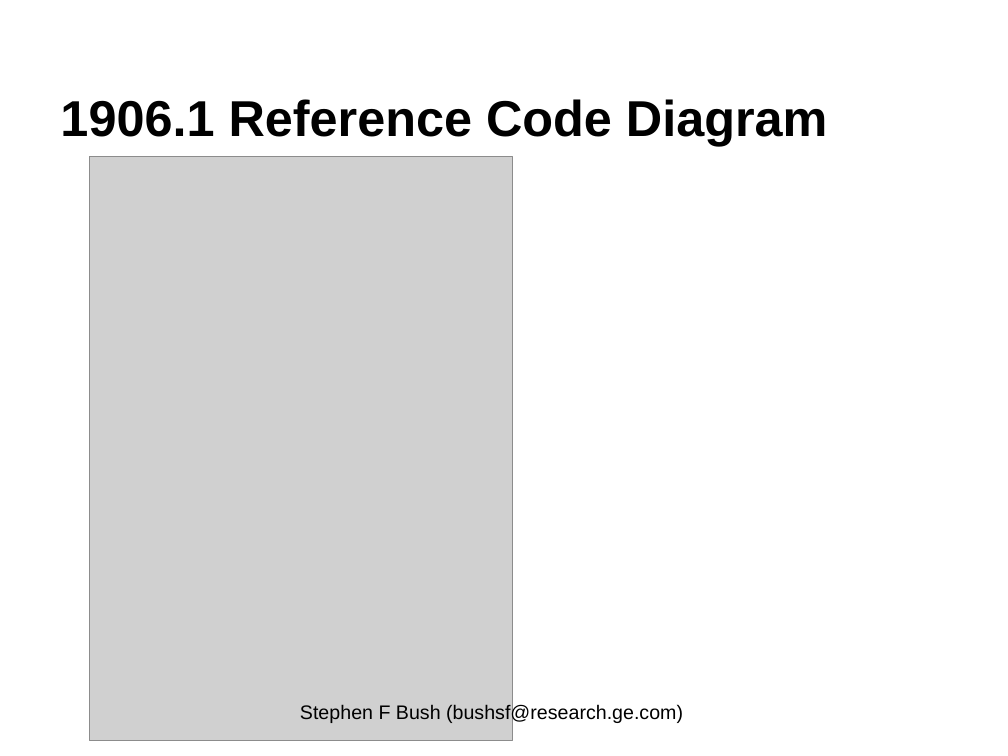
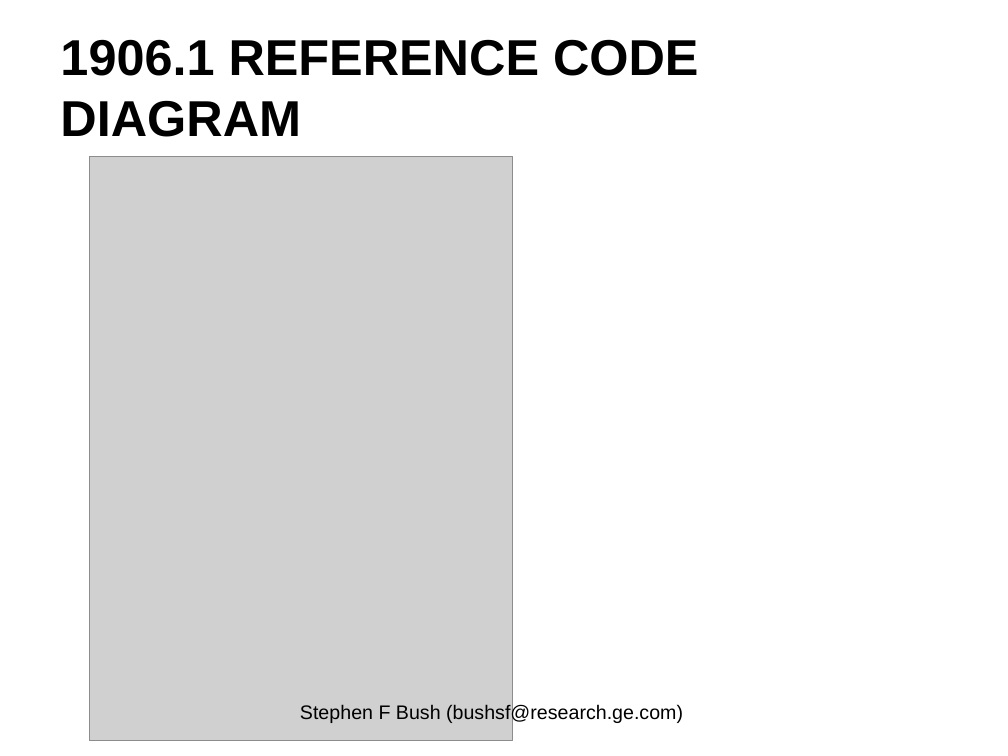
Before and after one commit to EnzoRong1013/ieee-p1906-1-reference-code, a slide deck: slide 19 of trunk/docs/p1906-1-Field-Component-Update.pptx (slide 18 before the commit). Drawn at 1008x756 pixels with LibreOffice and Linux fonts; fonts in the diff are those of the drawing; grey boxes stand for pictures. Boxes give left, top, right and bottom in pixels: in the first picture for what was removed or moved away, otherwise in the second. Text is boxed around its words. In the diff, an @@ line names an element or a change of style, - is before the commit and + after.

```diff
--- a/trunk/docs/p1906-1-Field-Component-Update.pptx
+++ b/trunk/docs/p1906-1-Field-Component-Update.pptx
@@ title at bbox=[60, 39, 699, 137]: text changed @@
-1906.1 Reference Code Diagram
+1906.1 REFERENCE CODE DIAGRAM
```
Also in this commit, not shown: 14 other slides changed, 4 slides added, 4 slides removed.
